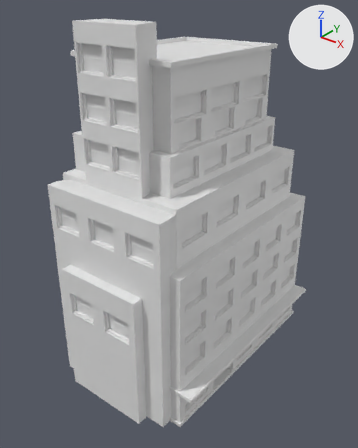
Two versions of the Blender file Assets/Models/MiScusiModels/NewYork/BuildingsWithSeperateWindows/Building01.blend, one commit apart.
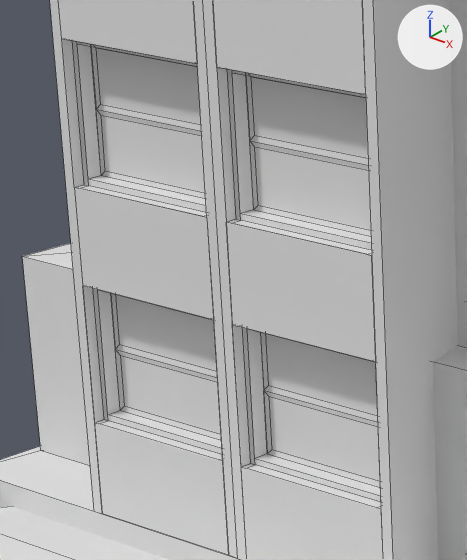
The first picture shows the older version from a camera (50 mm lens) standing at (14.2, -43.7, 21.6) and looking at (-2.2, -23.3, 8.9). The close-ups show both versions on the part from 19% to 43% of the width and 19% to 42% of the height of that picture; other places that the commit changed are outside them. Lighting does not change. The marker at upper right points along +X, +Y and +Z. The close-ups show mesh edges as thin lines.

The scene before the commit, as lines of its bpy script (objects in view):
```python
me_building_003_mesh = bpy.data.meshes.new('building_003_mesh')
me_building_003_mesh.from_pydata(...)  # 1842 vertices, 1494 faces; spans x -7.0..2.8, y -3.3..11.1, z -0.1..20.1
me_building_003_mesh_041 = bpy.data.meshes.new('building_003_mesh.041')
me_building_003_mesh_041.from_pydata([(-2.64, -1.01, 16.77), (-1.12, -1.01, 16.77), (-1.12, -1.01, 16.26), (-2.64, -1.01, 16.26), (-2.64, -1.01, 15.65), (-1.12, -1.01, 15.65), (-1.12, -1.01, 16.16), (-2.64, -1.01, 16.16)], [], [(3, 2, 1, 0), (4, 5, 6, 7)])
me_building_003_mesh_042 = bpy.data.meshes.new('building_003_mesh.042')
me_building_003_mesh_042.from_pydata([(-4.62, -1.01, 16.77), (-3.1, -1.01, 16.77), (-3.1, -1.01, 16.26), (-4.62, -1.01, 16.26), (-4.62, -1.01, 15.65), (-3.1, -1.01, 15.65), (-3.1, -1.01, 16.16), (-4.62, -1.01, 16.16)], [], [(3, 2, 1, 0), (4, 5, 6, 7)])
ob_building_003 = bpy.data.objects.new('building_003', me_building_003_mesh)
ob_building_003.location = (0.0, -26.43, 0.0)
ob_building_003_041 = bpy.data.objects.new('building_003.041', me_building_003_mesh_041)
ob_building_003_041.location = (0.0, -26.43, 0.0)
ob_building_003_042 = bpy.data.objects.new('building_003.042', me_building_003_mesh_042)
ob_building_003_042.location = (0.0, -26.43, 0.0)
# also in view: 'building_003.040' at (-1.9, -27.4, 13.9); 'building_003.039' at (-3.9, -27.4, 13.9)
```
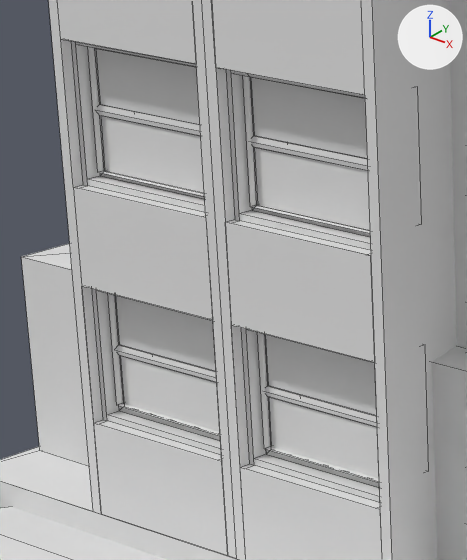
Where the newer file only moved an object's origin or applied its transform, the numbers keep the older frame.

Location of each change, (x1, y1, x2, y2) in pixels of the close-ups (467 x 560 px):
```json
{"object": "building_003", "change": "moved", "before": [0, 0, 467, 560], "after": [0, 0, 467, 560]}
{"object": "Cube", "change": "added", "after": [88, 47, 429, 483]}
```

The change, as JSON lines over the scene's bpy script:
```json
{"op": "add", "block": "me_cube", "code": ["me_cube = bpy.data.meshes.new('Cube')", "me_cube.from_pydata(...)  # 352 vertices, 220 faces; spans x -12.3..-4.7, y -12.2..1.4, z 0.6..19.0"]}
{"op": "set", "path": "ob_building_003.location", "old": "(0.0, -26.43, 0.0)", "new": "(0.0, -26.44, 0.0)"}
{"op": "add", "block": "ob_cube", "code": ["ob_cube = bpy.data.objects.new('Cube', me_cube)", "ob_cube.location = (6.51, -17.21, 0.0)"]}
```
